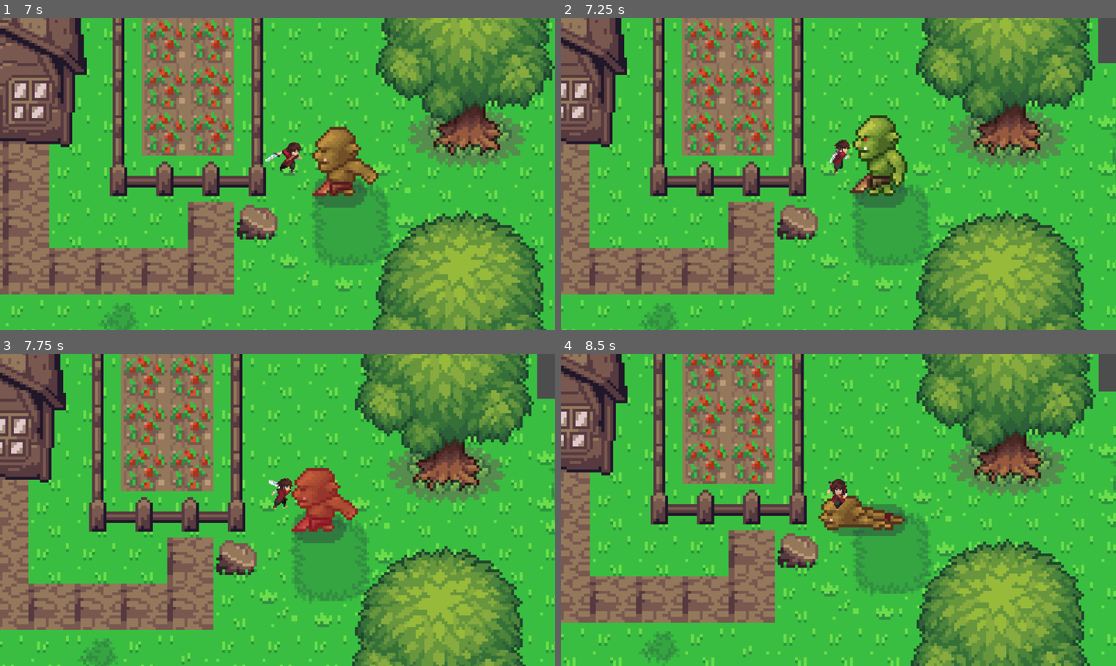
Above: before the commit, frames 1-4 (two rows, left to right).
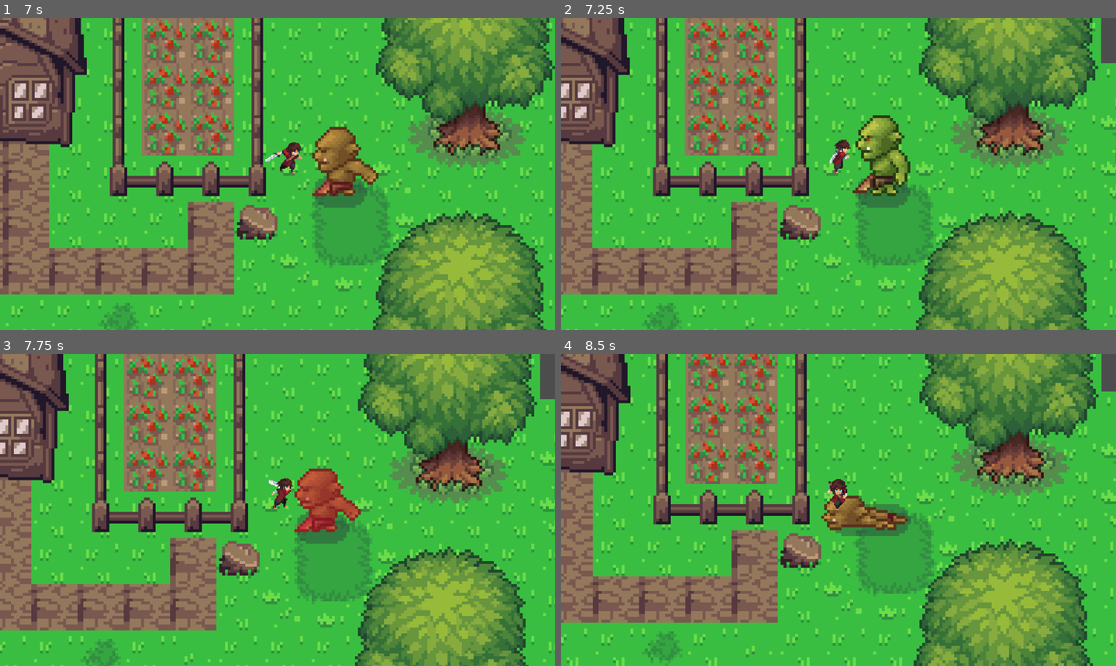
Above: after the commit, the same moments.

Repository: ToNartoy/n-world
Game: Godot game, scene res://Sceny/main.tscn
The game is run twice, just before and just after one commit, with the same random seed, the same clock (stepped at 60 frames per second) and the same inputs.
Inputs (mouse positions are in pixels of both pictures, inside the frame that each line leads up to):
- Up to frame 1 (7 s): move the mouse to (249, 236) at 0.52 s; press the mouse at (249, 236) at 0.53 s; hold W (move_up) 0.53-2.03 s; move the mouse to (444, 220) at 1.27 s; release the mouse at (444, 220) at 1.28 s; click (444, 220) at 1.35 s; move the mouse to (111, 127) at 2.02 s; hold Right mouse button (attack2) 2.03-2.78 s; hold A (move_left) 2.03-3.53 s; click (111, 127) at 2.3 s; move the mouse to (305, 174) at 2.77 s; click (305, 174) at 2.85 s; move the mouse to (194, 96) at 3.52 s; press the mouse at (194, 96) at 3.53 s; hold S (move_down) 3.53-4.28 s; move the mouse to (399, 158) at 4.27 s; release the mouse at (399, 158) at 4.28 s; hold D (move_right) 4.28-5.03 s; right-click (399, 158) at 4.35 s; click (399, 158) at 4.55 s; move the mouse to (166, 189) at 5.02 s; press the mouse at (166, 189) at 5.03 s; hold W (move_up) 5.03-5.78 s; move the mouse to (333, 105) at 5.77 s; release the mouse at (333, 105) at 5.78 s; hold D (move_right) from 5.78 s (still down); click (333, 105) at 5.85 s; move the mouse to (249, 236) at 6.52 s; hold Right mouse button (attack2) from 6.53 s (still down); click (249, 236) at 6.8 s
- Up to frame 2 (7.25 s): keep holding D (move_right); keep holding Right mouse button (attack2)
- Up to frame 3 (7.75 s): keep holding D (move_right); move the mouse to (444, 556) at 7.27 s; release Right mouse button (attack2) at 7.28 s; click (444, 556) at 7.35 s
- Up to frame 4 (8.5 s): move the mouse to (672, 463) at 8.02 s; release D (move_right) at 8.03 s; press the mouse at (672, 463) at 8.03 s; hold S (move_down) from 8.03 s (still down)

Frame 1 is identical in both runs. In frame 2, 28% of the frame differs, in the area x 0-100%, y 0-100%; in frame 3, 28%; in frame 4, 27%.

Commit message:
taking damage from enemies hiboxes and hurtboxes

Diff:
--- a/Sceny/enemy1.tscn
+++ b/Sceny/enemy1.tscn
@@ -573,10 +573,13 @@
 }]
 
 [sub_resource type="CircleShape2D" id="CircleShape2D_6gm18"]
-radius = 11.0
+radius = 12.0
 
 [sub_resource type="CircleShape2D" id="CircleShape2D_p2elx"]
-radius = 11.0
+radius = 12.0
+
+[sub_resource type="CircleShape2D" id="CircleShape2D_tt47w"]
+radius = 12.0
 
 [node name="enemy1" type="CharacterBody2D"]
 script = ExtResource("4_p2elx")
@@ -597,5 +600,16 @@
 shape = SubResource("CircleShape2D_6gm18")
 
 [node name="CollisionShape2D" type="CollisionShape2D" parent="."]
+visible = false
 position = Vector2(0, -11)
 shape = SubResource("CircleShape2D_p2elx")
+
+[node name="TouchDamage" type="Area2D" parent="."]
+collision_layer = 8
+collision_mask = 4
+
+[node name="CollisionShape2D" type="CollisionShape2D" parent="TouchDamage"]
+position = Vector2(0, -11)
+shape = SubResource("CircleShape2D_tt47w")
+
+[connection signal="area_entered" from="TouchDamage" to="." method="_on_TouchDamage_area_entered"]
--- a/Sceny/player1.tscn
+++ b/Sceny/player1.tscn
@@ -1359,6 +1359,9 @@
 [sub_resource type="CircleShape2D" id="CircleShape2D_gk1mh"]
 radius = 7.8125
 
+[sub_resource type="RectangleShape2D" id="RectangleShape2D_wgvjn"]
+size = Vector2(5.5, 9.5)
+
 [node name="Player1" type="CharacterBody2D"]
 z_index = 10
 script = ExtResource("1_prvno")
@@ -1375,14 +1378,29 @@
 collision_mask = 2
 
 [node name="CollisionShape2D" type="CollisionShape2D" parent="AnimatedSprite2D/Hitbox"]
+visible = false
 position = Vector2(12, 0)
 shape = SubResource("RectangleShape2D_e3278")
 disabled = true
 debug_color = Color(0.99519104, 0.5738286, 0.55856484, 1)
 
 [node name="CollisionShape2D" type="CollisionShape2D" parent="."]
+visible = false
 position = Vector2(0, -5)
 scale = Vector2(0.384, 0.37087086)
 shape = SubResource("CircleShape2D_gk1mh")
 
+[node name="PlayerHurtbox" type="Area2D" parent="." groups=["player"]]
+collision_layer = 4
+collision_mask = 8
+
+[node name="CollisionShape2D" type="CollisionShape2D" parent="PlayerHurtbox"]
+position = Vector2(0, -6)
+shape = SubResource("RectangleShape2D_wgvjn")
+
+[node name="InvincibilityTimer" type="Timer" parent="."]
+one_shot = true
+
 [connection signal="area_entered" from="AnimatedSprite2D/Hitbox" to="." method="_on_Hitbox_area_entered"]
+[connection signal="area_entered" from="PlayerHurtbox" to="." method="_on_PlayerHurtbox_area_entered"]
+[connection signal="timeout" from="InvincibilityTimer" to="." method="_on_Invincibility_Timer_timeout"]
--- a/Scripts/enemy1.gd
+++ b/Scripts/enemy1.gd
@@ -17,6 +17,8 @@
 
 # TĘ FUNKCJĘ WYWOŁA ATAK GRACZA - Z AKTUALIZACJĄ!
 func take_damage(damage_amount, attack_direction):
+
+
 	if is_dead:
 		return # Nie da się zabić trupa
 
@@ -79,3 +81,31 @@
 # TODO: W _physics_process wroga musisz dodać logikę ruchu
 # i aktualizować 'idle_direction_suffix' na podstawie jego WŁASNEGO ruchu,
 # tak jak to robimy w skrypcie gracza.
+
+
+func _on_TouchDamage_area_entered(area):
+	print("--- DIAGNOSTYKA KOLIZJI ---")
+	print("1. Wykryłem obiekt o nazwie: ", area.name)
+
+	# Sprawdźmy grupę
+	var czy_w_grupie = area.is_in_group("player")
+	print("2. Czy ten obiekt jest w grupie 'player'? ", czy_w_grupie)
+
+	if czy_w_grupie:
+		print("3. Grupa OK! Próbuję pobrać właściciela (Gracza)...")
+		var cel = area.owner
+		# Jeśli owner to null, spróbujmy rodzica (częsty błąd w Godot)
+		if cel == null:
+			cel = area.get_parent()
+			print("   (Uwaga: area.owner był pusty, używam get_parent())")
+
+		print("4. Znalazłem cel: ", cel.name)
+
+		if cel.has_method("player_take_damage"):
+			print("5. Cel ma funkcję 'player_take_damage'. WYWOŁUJĘ JĄ!")
+			cel.player_take_damage(1)
+		else:
+			print("BŁĄD KRYTYCZNY: Cel ", cel.name, " NIE MA funkcji player_take_damage!")
+	else:
+		print("BŁĄD LOGICZNY: Obiekt ", area.name, " NIE JEST w grupie 'player'. Sprawdź pisownię w węźle!")
+	print("---------------------------")
--- a/Scripts/player1.gd
+++ b/Scripts/player1.gd
@@ -4,10 +4,13 @@
 @export var accel: float = 2000.0
 @export var deccel: float = 2500.0
 
+@onready var invincibility_timer = $InvincibilityTimer
 @onready var anim = $AnimatedSprite2D
 
 var last_direction = Vector2.DOWN
 var is_attacking = false
+var is_invincible = false
+var is_hurting = false
 
 # --- POPRAWIONA ŚCIEŻKA: Referencja do Hitboxu ---
 # Skoro Hitbox jest dzieckiem AnimatedSprite2D:
@@ -80,11 +83,15 @@
 		# Po animacji śmierci np. zatrzymaj grę
 		get_tree().paused = true
 
+	if anim_name.begins_with("hurt_"):
+		is_hurting = false
+		# Po bólu wracamy do idle, żeby nie zacięło się na ostatniej klatce
+		# (Możesz też pozwolić update_animation to zrobić w następnej klatce)
+
 
 # To jest funkcja, którą podłączyłeś z sygnału 'area_entered' Hitboxu
 	# W skrypcie gracz.gd
 func _on_Hitbox_area_entered(area):
-	print("!!!!!!!!!!!!!!!! TRAFIENIE! SYGNAŁ DZIAŁA! !!!!!!!!!!!!!!!!")
 	# Sprawdzamy, czy 'area', którą trafiliśmy, jest w grupie 'enemy'
 	if area.is_in_group("enemy"):
 		# 'area.owner' to główny węzeł wroga (enemy1)
@@ -100,7 +107,7 @@
 
 func _physics_process(delta: float) -> void:
 
-	if is_dead or is_attacking: # Nie ruszaj się, gdy martwy lub atakujesz
+	if is_dead or is_attacking or is_hurting: # Nie ruszaj się, gdy martwy lub atakujesz
 		# Tylko hamuj
 		velocity = velocity.move_toward(Vector2.ZERO, deccel * delta)
 		move_and_slide()
@@ -122,7 +129,7 @@
 
 
 func update_animation():
-	if is_attacking or is_dead: # Nie animuj biegu, gdy martwy/atakujesz
+	if is_attacking or is_dead or is_hurting: # Nie animuj biegu, gdy martwy/atakujesz
 		return
 
 	if velocity.length() > 10.0:
@@ -142,28 +149,57 @@
 			else: anim.play("idle_up")
 
 
-# Funkcje obrażeń gracza
 func player_take_damage(damage_amount):
-	if is_dead:
+	# Jeśli jesteśmy nietykalni LUB martwi, nie rób nic
+	if is_invincible or is_dead:
 		return
 
 	health -= damage_amount
-
+	print("AŁA! Dostałem obrażenia! Aktualne HP: ", health) # Nasz dowód w konsoli
+
+	# Włączamy nietykalność
+	is_invincible = true
+	invincibility_timer.start()
+
+	# Włączamy stan "bólu" (blokuje ruch)
+	is_hurting = true
+
+	# --- TO JEST TA CZĘŚĆ, KTÓRĄ USUNĄŁEŚ (Obsługa Śmierci) ---
 	if health <= 0:
 		is_dead = true
 
 		# Wybierz animację śmierci na podstawie kierunku
 		if abs(last_direction.x) > abs(last_direction.y):
-			if last_direction.x > 0: anim.play("death_right")
-			else: anim.play("death_left")
-		else:
-			if last_direction.y > 0: anim.play("death_down")
-			else: anim.play("death_up")
+			if last_direction.x > 0:
+				anim.play("death_right")
+			else:
+				anim.play("death_left")
+		else:
+			if last_direction.y > 0:
+				anim.play("death_down")
+			else:
+				anim.play("death_up")
+	# -----------------------------------------------------------
 	else:
-		# Wybierz animację bólu na podstawie kierunku
-		if abs(last_direction.x) > abs(last_direction.y):
-			if last_direction.x > 0: anim.play("hurt_right")
-			else: anim.play("hurt_left")
-		else:
-			if last_direction.y > 0: anim.play("hurt_down")
-			else: anim.play("hurt_up")
+		# Gracz żyje -> Odegraj animację bólu (hurt)
+		if abs(last_direction.x) > abs(last_direction.y):
+			if last_direction.x > 0:
+				anim.play("hurt_right")
+			else:
+				anim.play("hurt_left")
+		else:
+			if last_direction.y > 0:
+				anim.play("hurt_down")
+			else:
+				anim.play("hurt_up")
+
+func _on_Invincibility_Timer_timeout():
+	# Czas nietykalności minął, wyłączamy ją
+	is_invincible = false
+	# (Opcjonalnie: wyłącz miganie)
+	# anim.modulate = Color(1, 1, 1, 1.0)
+
+
+# Ta funkcja została właśnie utworzona przez sygnał
+func _on_PlayerHurtbox_area_entered(area):
+	print("!!! [GRACZ]: Czuję cię! Dotknął mnie: ", area.name)
--- a/project.godot
+++ b/project.godot
@@ -51,6 +51,11 @@
 ]
 }
 
+[layer_names]
+
+2d_physics/layer_3="player_hurtbox"
+2d_physics/layer_4="enemy_hitbox"
+
 [rendering]
 
 textures/canvas_textures/default_texture_filter=0
Not shown: 1 places in Sceny/enemy1.tscn that only renumber resources
Not shown: 1 places in Sceny/player1.tscn that only renumber resources
